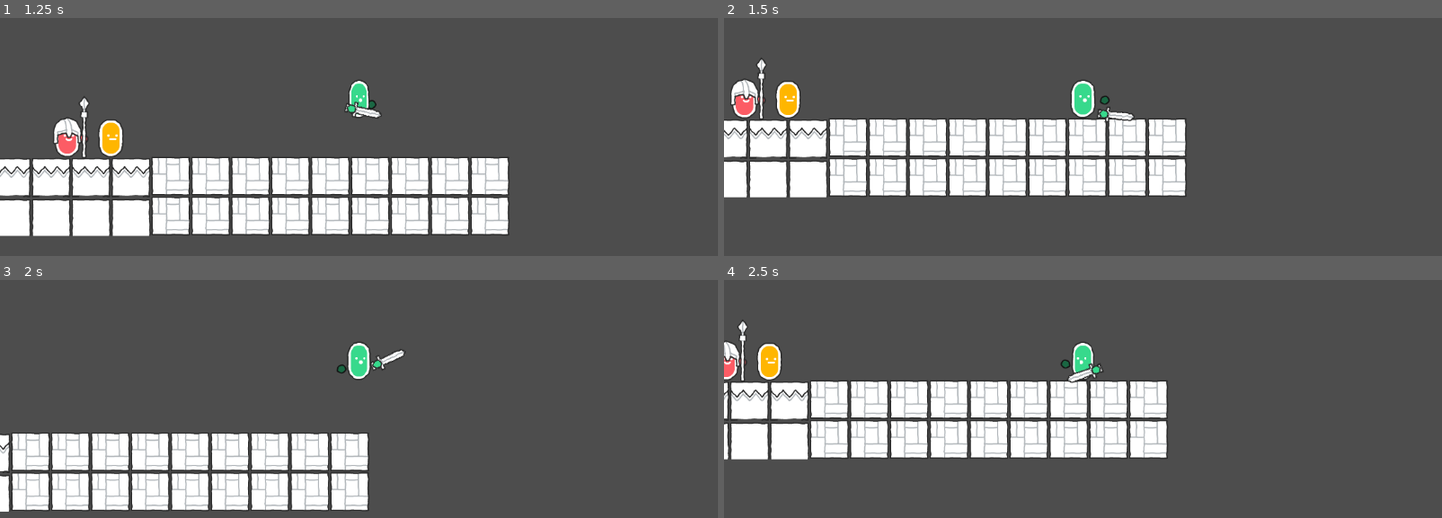
Above: before the commit, frames 1-4 (two rows, left to right).
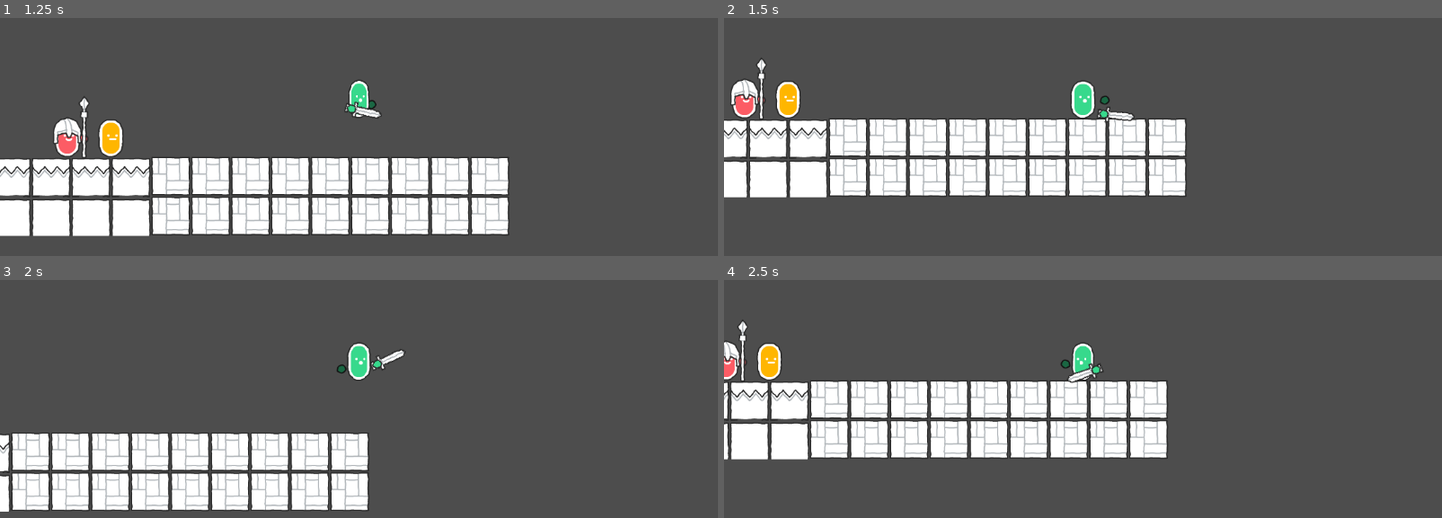
Above: after the commit, the same moments.

Repository: kung-fu-mari/collab_test
Game: Godot game, scene res://Scenes/AnimationPlayerTest.tscn
The game is run twice, just before and just after one commit, with the same random seed, the same clock (stepped at 60 frames per second) and the same inputs.
Inputs:
- Up to frame 1 (1.25 s): hold D (right) from 0.53 s (still down); tap W (up) at 0.6, 0.77, 1.07 s
- Up to frame 2 (1.5 s): keep holding D (right); tap Z (attack) at 1.35 s
- Up to frame 3 (2 s): keep holding D (right); tap W (up) at 1.52, 1.55, 1.82 s
- Up to frame 4 (2.5 s): release D (right) at 2.03 s; hold A (left) from 2.03 s (still down); tap W (up) at 2.1 s

Frame 1 is identical in both runs. In frame 2, less than 0.1% of the frame differs, in the area x 48-52%, y 26-42%; in frame 3, less than 0.1%; in frame 4, less than 0.1%.

Commit message:
Add double jump, states var

Diff:
--- a/Scenes/Player.tscn
+++ /dev/null
@@ -1,125 +0,0 @@
-[gd_scene load_steps=8 format=3 uid="uid://cgd31hrfo382p"]
-
-[ext_resource type="Script" path="res://Scripts/Player/Player.gd" id="1_5q1ek"]
-[ext_resource type="Texture2D" uid="uid://b0pa4o86nlq7c" path="res://scribble/PNG/Default/character_handGreen.png" id="1_lbe2p"]
-[ext_resource type="Texture2D" uid="uid://dsls1ivjrksm7" path="res://scribble/PNG/Default/character_roundGreen.png" id="2_txsri"]
-
-[sub_resource type="CapsuleShape2D" id="CapsuleShape2D_ufpgo"]
-radius = 14.0
-height = 56.0
-
-[sub_resource type="Animation" id="Animation_tefw2"]
-resource_name = "RESET"
-length = 0.001
-tracks/0/type = "value"
-tracks/0/imported = false
-tracks/0/enabled = true
-tracks/0/path = NodePath("SpriteContainer/BodySprite:scale")
-tracks/0/interp = 1
-tracks/0/loop_wrap = true
-tracks/0/keys = {
-"times": PackedFloat32Array(0),
-"transitions": PackedFloat32Array(1),
-"update": 0,
-"values": [Vector2(1, 1)]
-}
-tracks/1/type = "value"
-tracks/1/imported = false
-tracks/1/enabled = true
-tracks/1/path = NodePath("SpriteContainer/RightHandSprite:position")
-tracks/1/interp = 1
-tracks/1/loop_wrap = true
-tracks/1/keys = {
-"times": PackedFloat32Array(0),
-"transitions": PackedFloat32Array(1),
-"update": 0,
-"values": [Vector2(-33, 10)]
-}
-tracks/2/type = "value"
-tracks/2/imported = false
-tracks/2/enabled = true
-tracks/2/path = NodePath("SpriteContainer/LeftHandSprite:position")
-tracks/2/interp = 1
-tracks/2/loop_wrap = true
-tracks/2/keys = {
-"times": PackedFloat32Array(0),
-"transitions": PackedFloat32Array(1),
-"update": 0,
-"values": [Vector2(33, 10)]
-}
-
-[sub_resource type="Animation" id="Animation_4h225"]
-resource_name = "run"
-length = 0.4
-loop_mode = 2
-step = 0.3333
-tracks/0/type = "value"
-tracks/0/imported = false
-tracks/0/enabled = true
-tracks/0/path = NodePath("SpriteContainer/BodySprite:scale")
-tracks/0/interp = 1
-tracks/0/loop_wrap = true
-tracks/0/keys = {
-"times": PackedFloat32Array(0, 0.206034, 0.4),
-"transitions": PackedFloat32Array(1, 1, 1),
-"update": 0,
-"values": [Vector2(1, 1), Vector2(0.703125, 1), Vector2(1, 1)]
-}
-tracks/1/type = "value"
-tracks/1/imported = false
-tracks/1/enabled = true
-tracks/1/path = NodePath("SpriteContainer/RightHandSprite:position")
-tracks/1/interp = 1
-tracks/1/loop_wrap = true
-tracks/1/keys = {
-"times": PackedFloat32Array(0, 0.20473, 0.399028),
-"transitions": PackedFloat32Array(1, 0.466516, 1),
-"update": 0,
-"values": [Vector2(-33, 10), Vector2(4, 17), Vector2(30, 3.00001)]
-}
-tracks/2/type = "value"
-tracks/2/imported = false
-tracks/2/enabled = true
-tracks/2/path = NodePath("SpriteContainer/LeftHandSprite:position")
-tracks/2/interp = 1
-tracks/2/loop_wrap = true
-tracks/2/keys = {
-"times": PackedFloat32Array(0, 0.170826, 0.236027, 0.4),
-"transitions": PackedFloat32Array(1.46409, 1, 1, 1),
-"update": 0,
-"values": [Vector2(35, 0), Vector2(8, 13), Vector2(-14, 16), Vector2(-32, 10)]
-}
-
-[sub_resource type="AnimationLibrary" id="AnimationLibrary_xo7ga"]
-_data = {
-"RESET": SubResource("Animation_tefw2"),
-"run": SubResource("Animation_4h225")
-}
-
-[node name="BeanHands" type="CharacterBody2D"]
-script = ExtResource("1_5q1ek")
-
-[node name="CollisionShape2D" type="CollisionShape2D" parent="."]
-shape = SubResource("CapsuleShape2D_ufpgo")
-
-[node name="AnimationPlayer" type="AnimationPlayer" parent="."]
-libraries = {
-"": SubResource("AnimationLibrary_xo7ga")
-}
-
-[node name="SpriteContainer" type="Sprite2D" parent="."]
-
-[node name="LeftHandSprite" type="Sprite2D" parent="SpriteContainer"]
-modulate = Color(0.476578, 0.476578, 0.476578, 1)
-position = Vector2(33, 10)
-texture = ExtResource("1_lbe2p")
-
-[node name="BodySprite" type="Sprite2D" parent="SpriteContainer"]
-position = Vector2(0.500035, 0)
-texture = ExtResource("2_txsri")
-
-[node name="RightHandSprite" type="Sprite2D" parent="SpriteContainer"]
-position = Vector2(-33, 10)
-texture = ExtResource("1_lbe2p")
-
-[node name="Camera2D" type="Camera2D" parent="."]
--- a/Scenes/Player/Player.tscn
+++ b/Scenes/Player/Player.tscn
@@ -71,6 +71,71 @@
 "transitions": PackedFloat32Array(1),
 "update": 0,
 "values": [Vector2(0, 0)]
+}
+
+[sub_resource type="Animation" id="Animation_5ixxa"]
+resource_name = "idle"
+length = 2.0
+loop_mode = 2
+tracks/0/type = "value"
+tracks/0/imported = false
+tracks/0/enabled = true
+tracks/0/path = NodePath("SpriteContainer/BodySprite:position")
+tracks/0/interp = 1
+tracks/0/loop_wrap = true
+tracks/0/keys = {
+"times": PackedFloat32Array(0.23, 1.64),
+"transitions": PackedFloat32Array(1, 2),
+"update": 0,
+"values": [Vector2(0, 0), Vector2(1.90735e-06, -5.5)]
+}
+tracks/1/type = "value"
+tracks/1/imported = false
+tracks/1/enabled = true
+tracks/1/path = NodePath("SpriteContainer/RightHandSprite:position")
+tracks/1/interp = 1
+tracks/1/loop_wrap = true
+tracks/1/keys = {
+"times": PackedFloat32Array(0.23, 1.81),
+"transitions": PackedFloat32Array(1, 1),
+"update": 0,
+"values": [Vector2(-30, 22), Vector2(-33, 10)]
+}
+tracks/2/type = "value"
+tracks/2/imported = false
+tracks/2/enabled = true
+tracks/2/path = NodePath("SpriteContainer/RightHandSprite:rotation")
+tracks/2/interp = 1
+tracks/2/loop_wrap = true
+tracks/2/keys = {
+"times": PackedFloat32Array(0.23, 1.81),
+"transitions": PackedFloat32Array(1, 1),
+"update": 0,
+"values": [1.0472, 1.0472]
+}
+tracks/3/type = "value"
+tracks/3/imported = false
+tracks/3/enabled = true
+tracks/3/path = NodePath("SpriteContainer/LeftHandSprite:position")
+tracks/3/interp = 1
+tracks/3/loop_wrap = true
+tracks/3/keys = {
+"times": PackedFloat32Array(0.23, 1.82),
+"transitions": PackedFloat32Array(1, 1),
+"update": 0,
+"values": [Vector2(32, 22), Vector2(33, 10)]
+}
+tracks/4/type = "value"
+tracks/4/imported = false
+tracks/4/enabled = true
+tracks/4/path = NodePath("SpriteContainer/BodySprite:scale")
+tracks/4/interp = 1
+tracks/4/loop_wrap = true
+tracks/4/keys = {
+"times": PackedFloat32Array(0, 2),
+"transitions": PackedFloat32Array(1, 0.0145786),
+"update": 0,
+"values": [Vector2(1, 1), Vector2(1.125, 1.17188)]
 }
 
 [sub_resource type="Animation" id="Animation_4h225"]
@@ -172,70 +237,29 @@
 "method": &"set_sword_hitbox"
 }]
 }
-
-[sub_resource type="Animation" id="Animation_5ixxa"]
-resource_name = "idle"
-length = 2.0
-loop_mode = 2
-tracks/0/type = "value"
-tracks/0/imported = false
-tracks/0/enabled = true
-tracks/0/path = NodePath("SpriteContainer/BodySprite:position")
-tracks/0/interp = 1
-tracks/0/loop_wrap = true
-tracks/0/keys = {
-"times": PackedFloat32Array(0.23, 1.64),
-"transitions": PackedFloat32Array(1, 2),
-"update": 0,
-"values": [Vector2(0, 0), Vector2(1.90735e-06, -5.5)]
-}
-tracks/1/type = "value"
-tracks/1/imported = false
-tracks/1/enabled = true
-tracks/1/path = NodePath("SpriteContainer/RightHandSprite:position")
-tracks/1/interp = 1
-tracks/1/loop_wrap = true
-tracks/1/keys = {
-"times": PackedFloat32Array(0.23, 1.81),
-"transitions": PackedFloat32Array(1, 1),
-"update": 0,
-"values": [Vector2(-30, 22), Vector2(-33, 10)]
-}
-tracks/2/type = "value"
-tracks/2/imported = false
-tracks/2/enabled = true
-tracks/2/path = NodePath("SpriteContainer/RightHandSprite:rotation")
-tracks/2/interp = 1
-tracks/2/loop_wrap = true
-tracks/2/keys = {
-"times": PackedFloat32Array(0.23, 1.81),
-"transitions": PackedFloat32Array(1, 1),
-"update": 0,
-"values": [1.0472, 1.0472]
-}
 tracks/3/type = "value"
 tracks/3/imported = false
 tracks/3/enabled = true
-tracks/3/path = NodePath("SpriteContainer/LeftHandSprite:position")
+tracks/3/path = NodePath("SpriteContainer/BodySprite:scale")
 tracks/3/interp = 1
 tracks/3/loop_wrap = true
 tracks/3/keys = {
-"times": PackedFloat32Array(0.23, 1.82),
-"transitions": PackedFloat32Array(1, 1),
-"update": 0,
-"values": [Vector2(32, 22), Vector2(33, 10)]
+"times": PackedFloat32Array(0),
+"transitions": PackedFloat32Array(1),
+"update": 0,
+"values": [Vector2(1, 1)]
 }
 tracks/4/type = "value"
 tracks/4/imported = false
 tracks/4/enabled = true
-tracks/4/path = NodePath("SpriteContainer/BodySprite:scale")
+tracks/4/path = NodePath("SpriteContainer/BodySprite:position")
 tracks/4/interp = 1
 tracks/4/loop_wrap = true
 tracks/4/keys = {
-"times": PackedFloat32Array(0, 2),
-"transitions": PackedFloat32Array(1, 0.0145786),
-"update": 0,
-"values": [Vector2(1, 1), Vector2(1.125, 1.17188)]
+"times": PackedFloat32Array(0),
+"transitions": PackedFloat32Array(1),
+"update": 0,
+"values": [Vector2(0, 0)]
 }
 
 [sub_resource type="AnimationLibrary" id="AnimationLibrary_xo7ga"]
